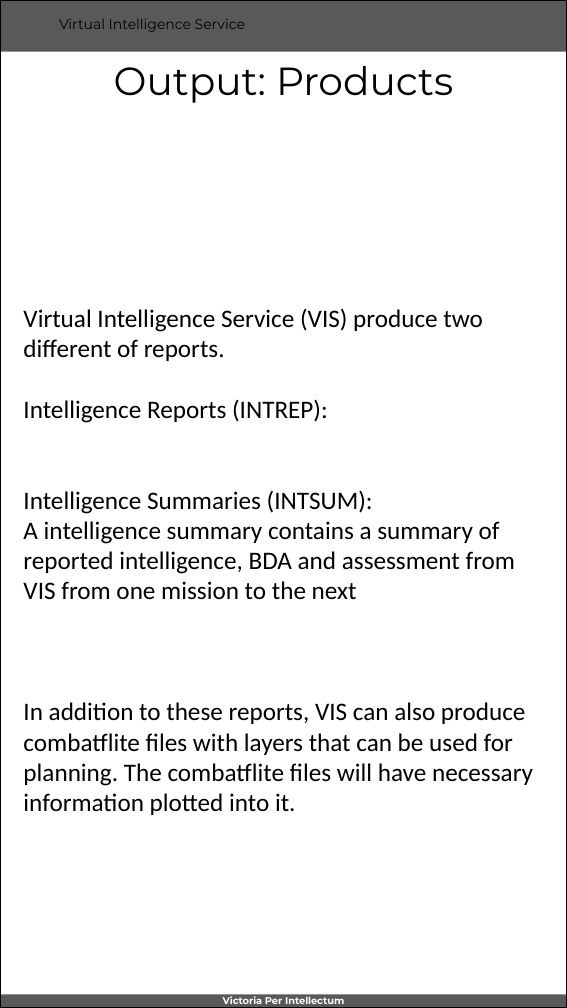
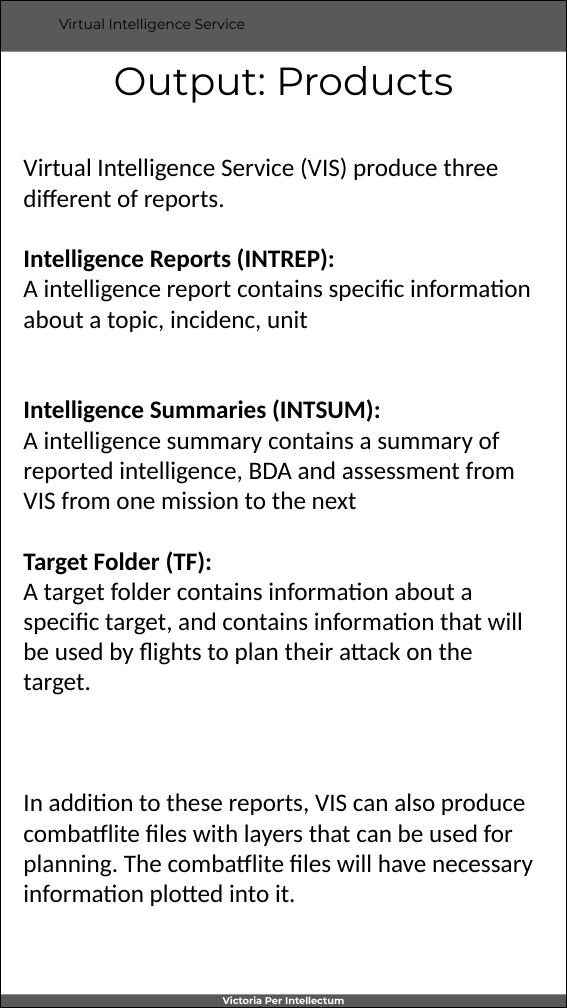
Before and after one commit to 132nd-vWing/VIS, a slide deck: slide 6 of VIS WORKSPACE/VIS Instructions.pptx. Drawn at 567x1008 pixels with LibreOffice and Linux fonts; fonts in the diff are those of the drawing; background and template pictures are left out. Boxes give left, top, right and bottom in pixels: in the first picture for what was removed or moved away, otherwise in the second. Text is boxed around its words. In the diff, an @@ line names an element or a change of style, - is before the commit and + after.

```diff
--- a/VIS WORKSPACE/VIS Instructions.pptx
+++ b/VIS WORKSPACE/VIS Instructions.pptx
@@ text "Virtual Intelligence Service (VIS) produce ...": place and size @@
-text "Virtual Intelligence Service (VIS) produce ..." at [23,308,533,815]
+text "Virtual Intelligence Service (VIS) produce ..." at [23,157,533,906]
@@ text at [23,157,498,211]: text changed @@
-Virtual Intelligence Service (VIS) produce two different of reports.
+Virtual Intelligence Service (VIS) produce three different of reports.
@@ text at [23,248,381,423]: bold on in "Intelligence Reports (INTREP):", "Intelligence Summaries (INTSUM):" @@
@@ text at [23,279,531,332]: paragraph added @@
+A intelligence report contains specific information about a topic, incidenc, unit
@@ text at [23,551,523,695]: paragraphs added @@
+Target Folder (TF):
+A target folder contains information about a specific target, and contains information that will be used by flights to plan their attack on the target.
```
Also in this commit, not shown: 3 other slides changed, 1 slide added, 2 other files.
